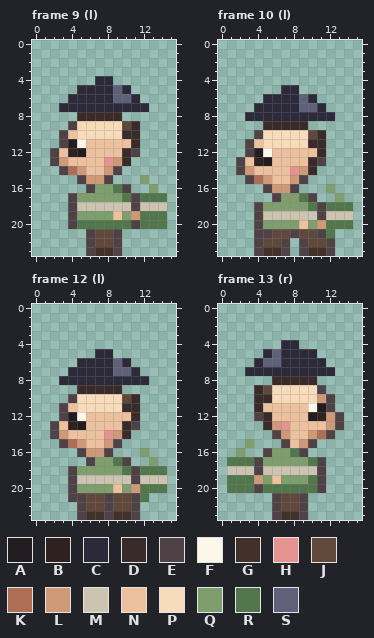
Pixel-art file: ArtReview/C1-Walk/herbalist.aseprite. That is the earlier state.
16x24 pixels, 16 frames. Colours within 5 levels of each other are drawn and written as one. Shown: frame 9 (l), frame 10 (l), frame 12 (l), frame 13 (r). The commit also changed other frames, which this record leaves out.
Palette (. is transparent): A #221b20  B #2e2120  C #2c2a38  D #392b2a  E #4f4246  F #fdf7e9  G #42302a  H #e49390  J #60483a  K #af6d55  L #cf9977  M #ccc3b1  N #edc19d  P #f8dbba  Q #7e9f6d  R #53774d  S #60607a
Pixels before, frame 9 (l), first column x 2:
 4 .....CC......
 5 ...CCCCSC....
 6 ..CCCCCSSC...
 7 .CCCCCCCCCC..
 8 ...DDDDD.....
 9 ..EPPPPPJD...
10 .ENPPPPPDD...
11 .EAFNNNNND...
12 ENBANNNNDE...
13 ELNNNNHLD....
14 .EKLNNLE.....
15 ...ELLE...Q..
16 ....EQQRE..Q.
17 ..EQQQQQRERRR
18 ..EMMMMMMEMMM
19 ..EQQQQNQLRRR
20 ..ERRRRRRERRR
21 ....EJJE.....
22 ....EJJE.....
23 ....EGGE.....
Pixels before, frame 10 (l), first column x 2:
 5 .....CC......
 6 ...CCCCSC....
 7 ..CCCCCSSC...
 8 .CCCCCCCCCC..
 9 ...DDDDD.....
10 ..EPPPPPJD...
11 .ENPPPPPDD...
12 .EAFNNNNND...
13 ENBANNNNDE...
14 ELNNNNHLD....
15 .EKLNNLE.....
16 ...ELLE...Q..
17 ....EQQRE..Q.
18 ..EQQQQQRERRR
19 ..EMMMMMMEMMM
20 ..EQQQQNQLRRR
21 ..EEJJEJJER..
22 ..EJJE.EJJE..
23 ..EGGE.EGGE..
Pixels before, frame 12 (l), first column x 2:
 5 .....CC......
 6 ...CCCCSC....
 7 ..CCCCCSSC...
 8 .CCCCCCCCCC..
 9 ...DDDDD.....
10 ..EPPPPPJD...
11 .ENPPPPPDD...
12 .EAFNNNNND...
13 ENBANNNNDE...
14 ELNNNNHLD....
15 .EKLNNLE.....
16 ...ELLE...Q..
17 ....EQQRE..Q.
18 ..EQQQQQRERRR
19 ..EMMMMMMEMMM
20 ..EQQQQNQLRRR
21 ..EEJJEJJER..
22 ...EJJEJJE...
23 ...EGGEGGE...
Pixels before, frame 13 (r), first column x 1:
 4 ......CC.....
 5 ....CSCCCC...
 6 ...CSSCCCCC..
 7 ..CCCCCCCCCC.
 8 .....DDDDD...
 9 ...DJPPPPPE..
10 ...DDPPPPPLE.
11 ...DNNNNNFAE.
12 ...EDNNNNABLE
13 ....DLHNNNNLE
14 .....ELNNLKE.
15 ..Q...ENLE...
16 .Q..EQQRE....
17 RRREQQQQQRE..
18 MMMEMMMMMME..
19 RRRLQNQQQRE..
20 RRRERRRRRRE..
21 .....EJJE....
22 .....EJJE....
23 .....EGGE....
Now the later version:
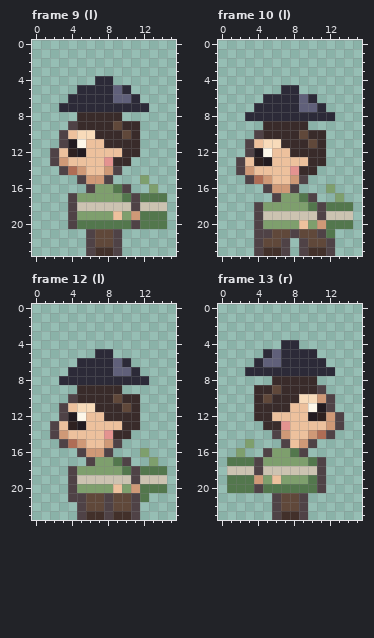
The edit:
{"where": "frame 9 (l)"}
{"frame":9,"y":9,"x":5,"old":"PPPPPJ","new":"DDDDJD"}
{"frame":9,"y":10,"x":7,"old":"PPPD","new":"DDDJ"}
{"frame":9,"y":11,"x":8,"old":"NNN","new":"DDD"}
{"frame":9,"y":12,"x":11,"old":"E","new":"D"}
{"frame":9,"y":13,"x":9,"old":"L","new":"D"}
{"where": "frame 10 (l)"}
{"frame":10,"y":10,"x":5,"old":"PPPPPJ","new":"DDDDJD"}
{"frame":10,"y":11,"x":7,"old":"PPPD","new":"DDDJ"}
{"frame":10,"y":12,"x":8,"old":"NNN","new":"DDD"}
{"frame":10,"y":13,"x":11,"old":"E","new":"D"}
{"frame":10,"y":14,"x":9,"old":"L","new":"D"}
{"where": "frame 12 (l)"}
{"frame":12,"y":10,"x":5,"old":"PPPPPJ","new":"DDDDJD"}
{"frame":12,"y":11,"x":7,"old":"PPPD","new":"DDDJ"}
{"frame":12,"y":12,"x":8,"old":"NNN","new":"DDD"}
{"frame":12,"y":13,"x":11,"old":"E","new":"D"}
{"frame":12,"y":14,"x":9,"old":"L","new":"D"}
{"where": "frame 13 (r)"}
{"frame":13,"y":9,"x":5,"old":"JPPPPP","new":"DJDDDD"}
{"frame":13,"y":10,"x":5,"old":"DPPP","new":"JDDD"}
{"frame":13,"y":11,"x":5,"old":"NNN","new":"DDD"}
{"frame":13,"y":12,"x":4,"old":"E","new":"D"}
{"frame":13,"y":13,"x":6,"old":"L","new":"D"}
{"label":"changed","picture_box":[77,121,140,166]}
{"label":"changed","picture_box":[263,130,326,175]}
{"label":"changed","picture_box":[77,394,140,439]}
{"label":"changed","picture_box":[254,385,317,430]}
